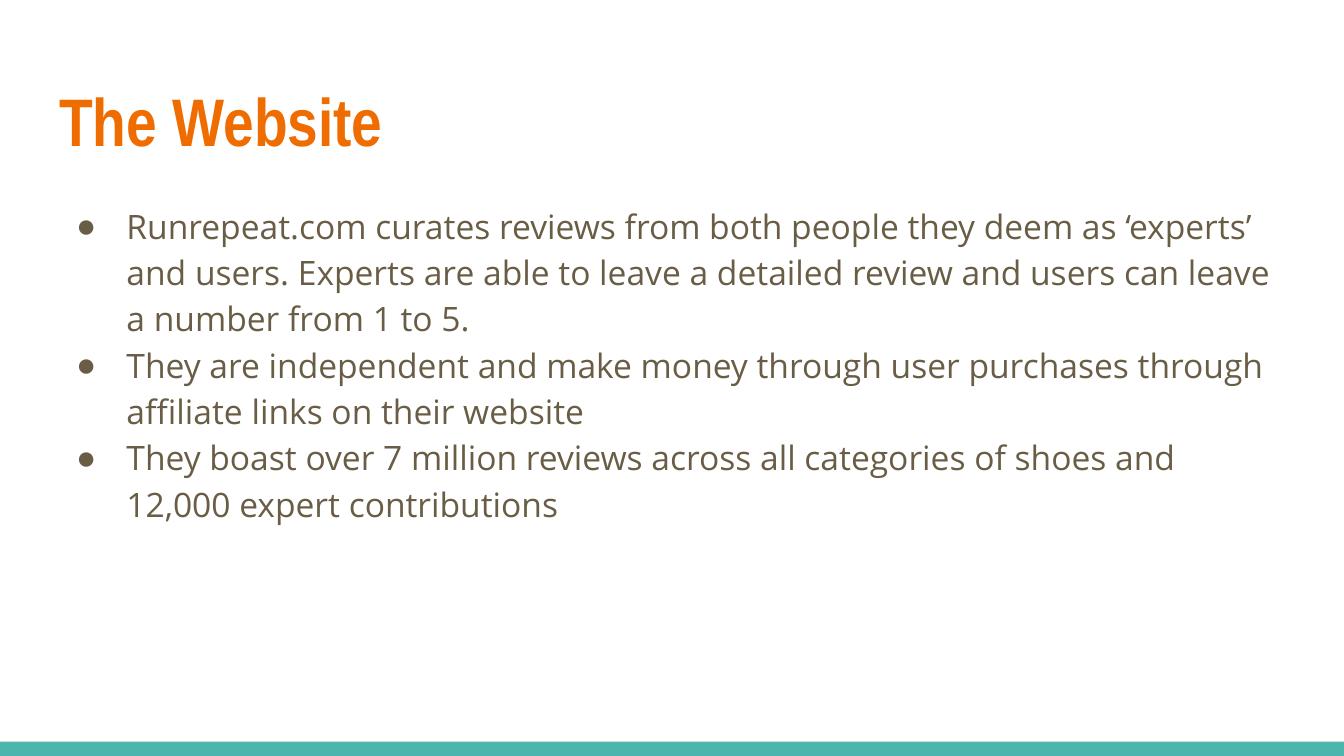
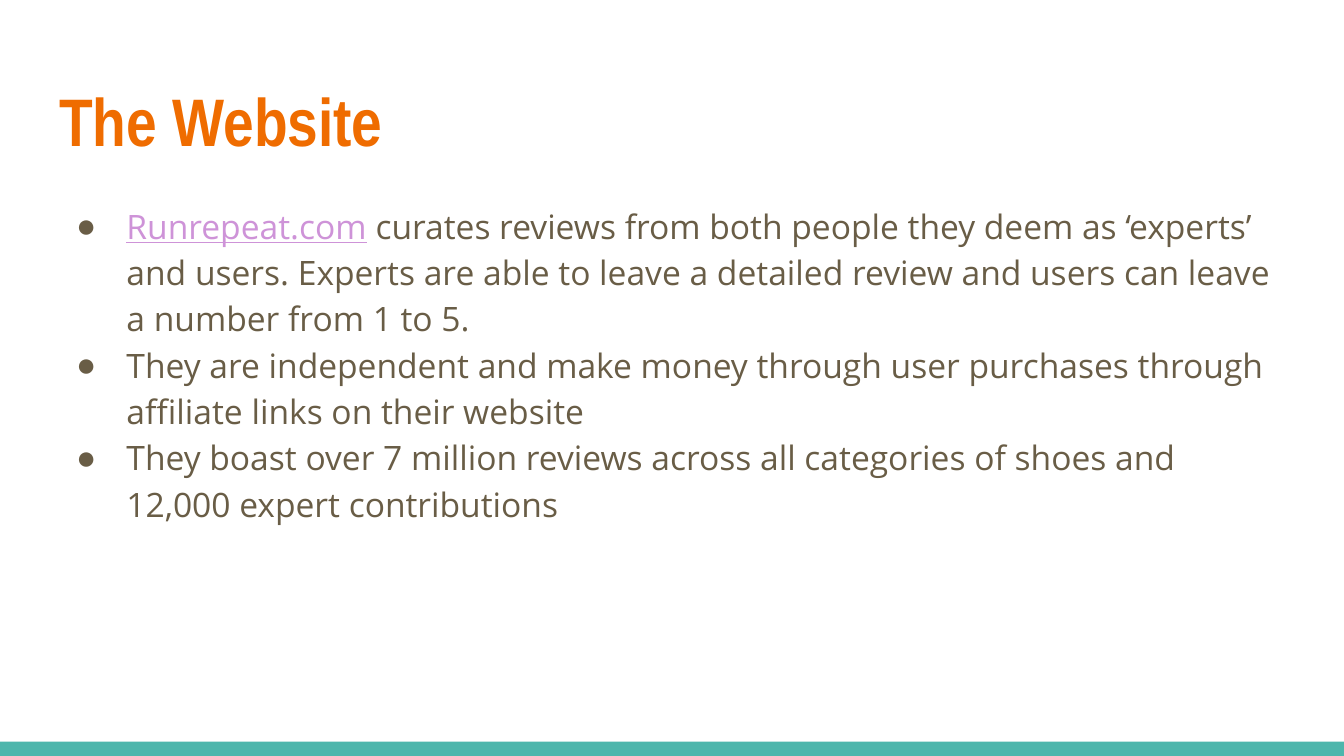
Before and after one commit to jschiavone45/Run_Repeat_Scraper, a slide deck: slide 3 of Run_Repeat_Analysis_Presentation.pptx. Drawn at 1344x756 pixels with LibreOffice and Linux fonts; fonts in the diff are those of the drawing. Boxes give left, top, right and bottom in pixels: in the first picture for what was removed or moved away, otherwise in the second. Text is boxed around its words. In the diff, an @@ line names an element or a change of style, - is before the commit and + after.

```diff
--- a/Run_Repeat_Analysis_Presentation.pptx
+++ b/Run_Repeat_Analysis_Presentation.pptx
@@ text at box(126, 213, 1270, 332): text colour #695D46 to #CE93D8, underline on in "Runrepeat.com" @@
```
Also in this commit, not shown: 3 other slides changed, 1 slide added, 1 slide removed, 1 other file.
